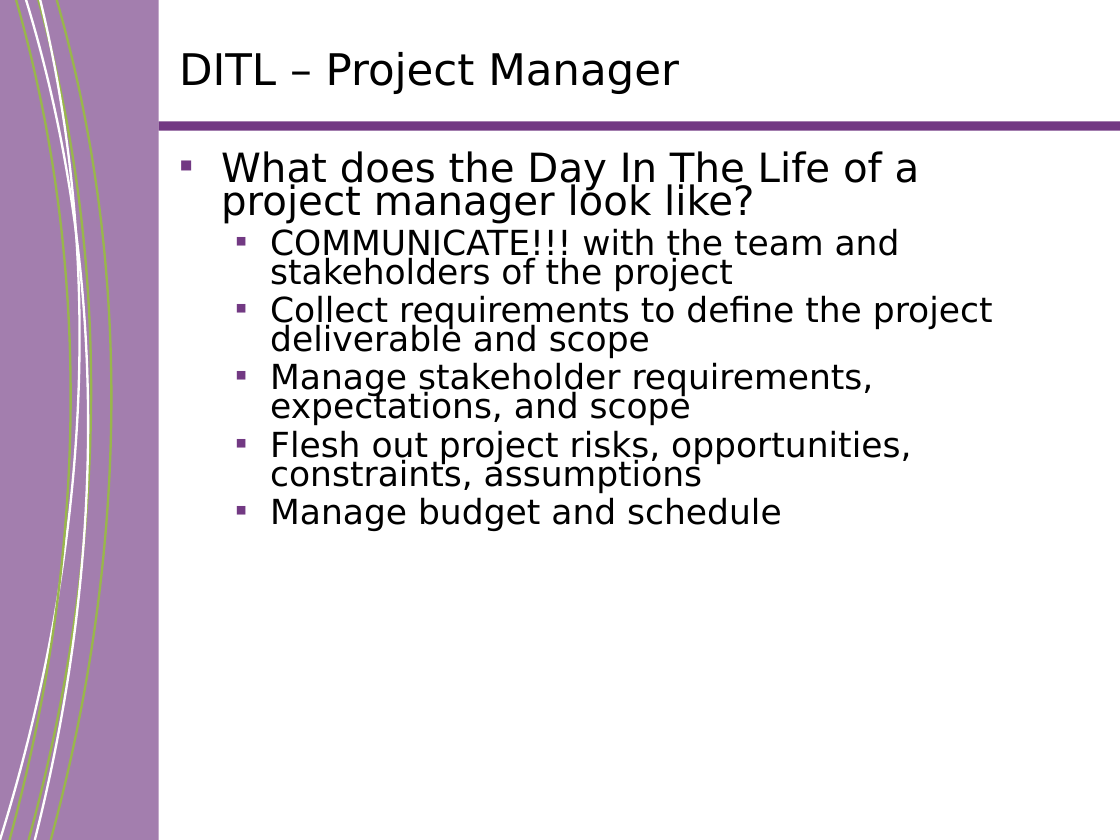
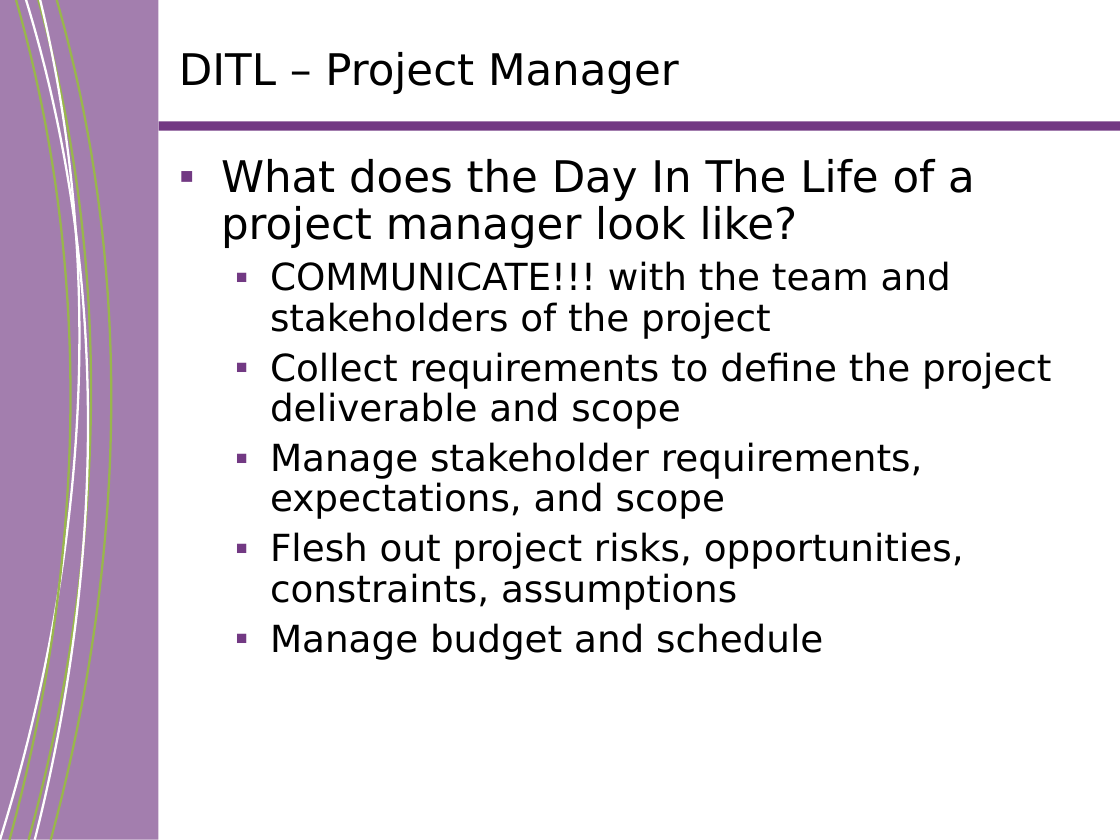
Before and after one commit to ChefPlex/teaching-notes, a slide deck: slide 5 of project-management/year-up/Year Up - ProSkills 101_111715v02.ppt. Drawn at 1120x840 pixels with LibreOffice and Linux fonts; fonts in the diff are those of the drawing; background and template pictures are left out. Boxes give left, top, right and bottom in pixels: in the first picture for what was removed or moved away, otherwise in the second. Text is boxed around its words. In the diff, an @@ line names an element or a change of style, - is before the commit and + after.

```diff
--- a/project-management/year-up/Year Up - ProSkills 101_111715v02.ppt
+++ b/project-management/year-up/Year Up - ProSkills 101_111715v02.ppt
@@ freeform shape at <box>0,0,119,840</box>: outline #FFFFFE 1.5 pt to #FFFFFE 1.47 pt; outline redrawn @@
@@ freeform shape at <box>10,0,109,840</box>: outline #99B64C 1.5 pt to #99B64C 1.47 pt; outline redrawn @@
@@ freeform shape at <box>26,0,124,840</box>: outline #FFFFFE 1.5 pt to #FFFFFE 1.47 pt; outline redrawn @@
@@ freeform shape at <box>28,0,129,840</box>: outline #99B64C 1.5 pt to #99B64C 1.47 pt @@
@@ freeform shape at <box>51,0,148,839</box>: outline #99B64C 1.5 pt to #99B64C 1.47 pt @@
@@ text "What does the Day In ..." at <box>221,159,1051,659</box>: size 25.9 to 28 pt in "What does the Day In The Life ..."; size 22.2 to 24 pt in "COMMUNICATE!!! with the team and stakeholders of ...", "Collect requirements to define the project deliverable ...", "Manage stakeholder requirements, expectations, and scope", "Flesh out project risks, opportunities, constraints, assumpt ..." and 1 more places; line spacing 0.7 to 0.9 @@
```
Also in this commit, not shown: 22 other slides changed, 6 other files.
